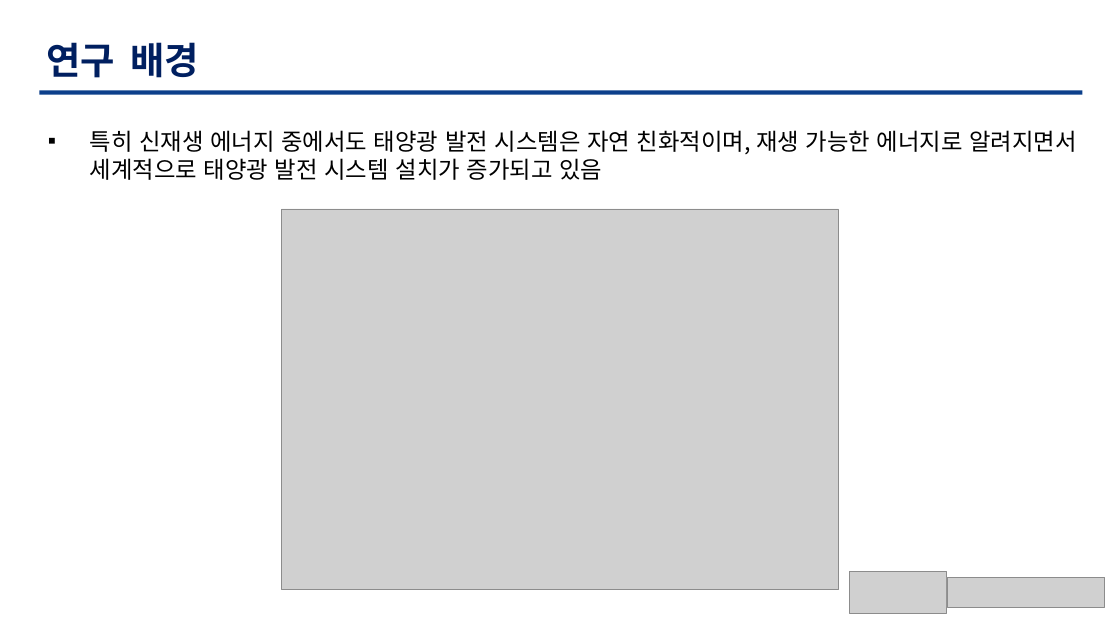
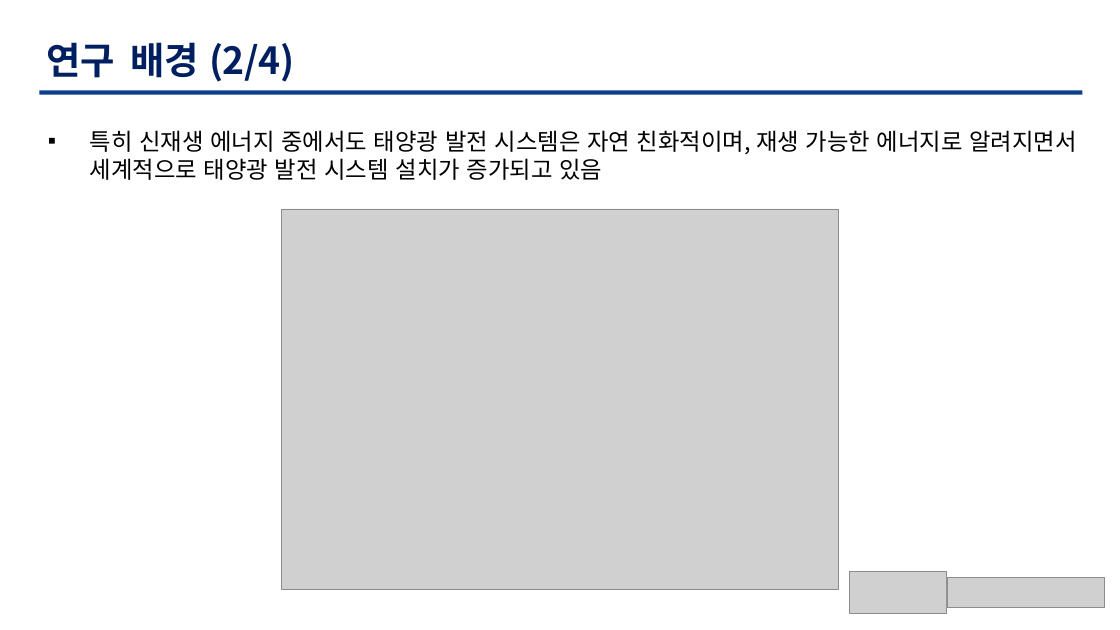
Before and after one commit to TaegyuHan/Solar_radiation_prediction_model, a slide deck: slide 4 of KICS_PT/[KICS] 모델 poster.pptx. Drawn at 1120x630 pixels with LibreOffice and Linux fonts; fonts in the diff are those of the drawing; grey boxes stand for pictures. Boxes give left, top, right and bottom in pixels: in the first picture for what was removed or moved away, otherwise in the second. Text is boxed around its words. In the diff, an @@ line names an element or a change of style, - is before the commit and + after.

```diff
--- a/KICS_PT/[KICS] 모델 poster.pptx
+++ b/KICS_PT/[KICS] 모델 poster.pptx
@@ text at (46,42,295,82): text changed @@
-연구 배경
+연구 배경 (2/4)
```
Also in this commit, not shown: 7 other slides changed.
